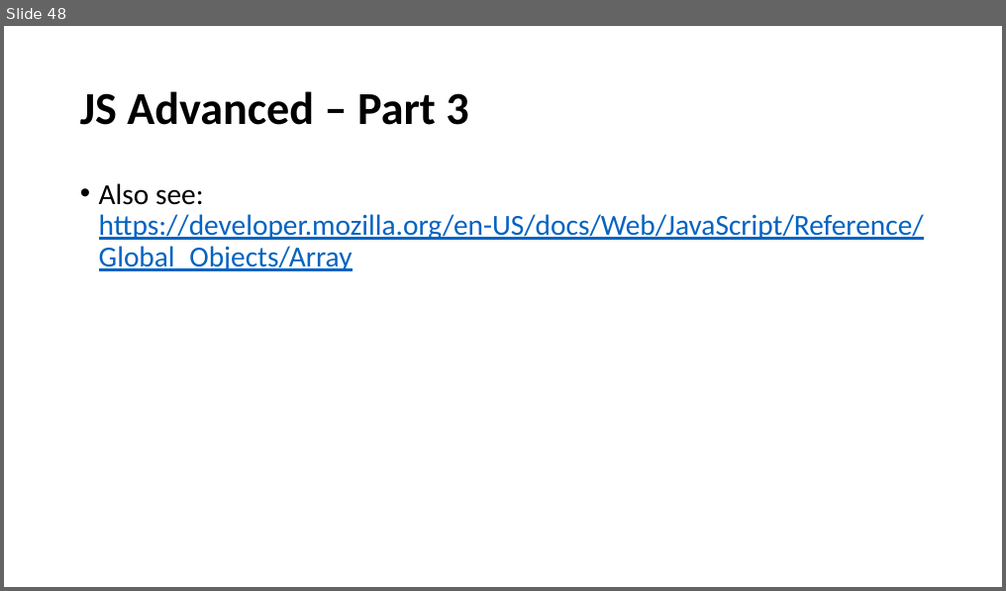
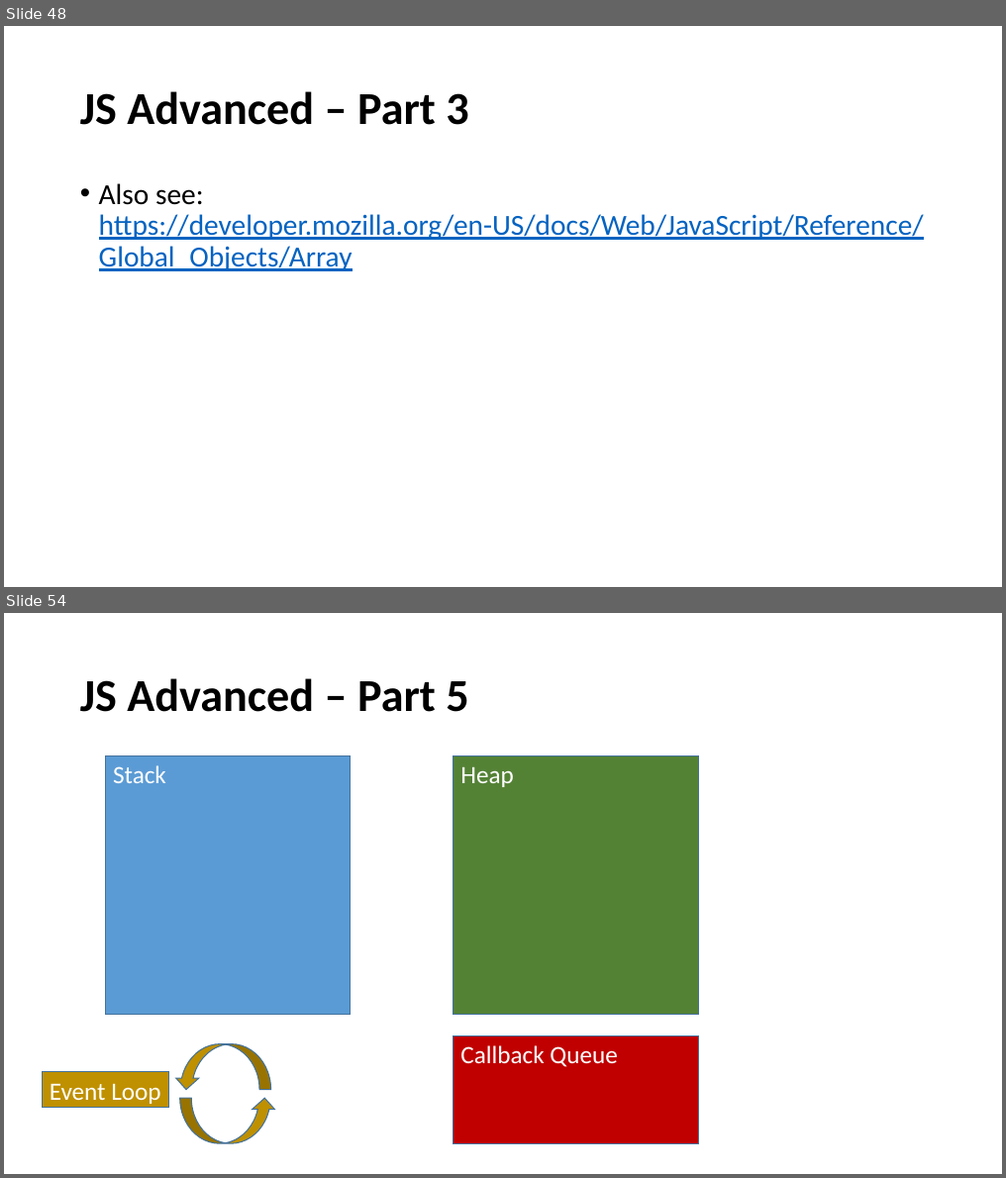
Before and after one commit to perl-easj/WebProg, a slide deck: 30_JavaScript/JavaScriptAdvanced.pptx. Shown one above the other, each under a label of ours: slide 48 before the commit, slides 48 and 54 after it; the slides between them are not shown. The pictures are 1006x591 and 1006x1178 pixels, drawn with LibreOffice and Linux fonts; fonts in the diff are those of the drawing. Boxes give left, top, right and bottom in pixels: in the first picture for what was removed or moved away, otherwise in the second. Text is boxed around its words. In the diff, an @@ line names an element or a change of style, - is before the commit and + after.

```diff
--- a/30_JavaScript/JavaScriptAdvanced.pptx
+++ b/30_JavaScript/JavaScriptAdvanced.pptx
@@ slide 54 added at bbox=[4, 613, 1002, 1174], background #FFFFFF @@
@@ title added at bbox=[80, 678, 468, 712], 44 pt, text #000000, bold @@
+JS Advanced – Part 5
@@ rectangle added at bbox=[106, 756, 350, 1015], fill #5B9BD5, outline #43739E 1 pt, 24 pt, text #FFFFFF @@
+Stack
@@ rectangle added at bbox=[453, 756, 698, 1015], fill #548235, outline #43739E 1 pt, 24 pt, text #FFFFFF @@
+Heap
@@ curved up arrow added at bbox=[174, 1045, 270, 1090], fill #BF9000, outline #43739E 1 pt @@
@@ rectangle added at bbox=[453, 1036, 698, 1144], fill #C00000, outline #43739E 1 pt, 24 pt, text #FFFFFF @@
+Callback Queue
@@ rectangle added at bbox=[43, 1072, 169, 1107], fill #BF9000, outline #43739E 1 pt, 24 pt, text #FFFFFF @@
+Event Loop
@@ curved up arrow added at bbox=[180, 1098, 275, 1144], fill #BF9000, outline #43739E 1 pt @@
```
Also in this commit, not shown: 15 other slides added, 9 other files.
